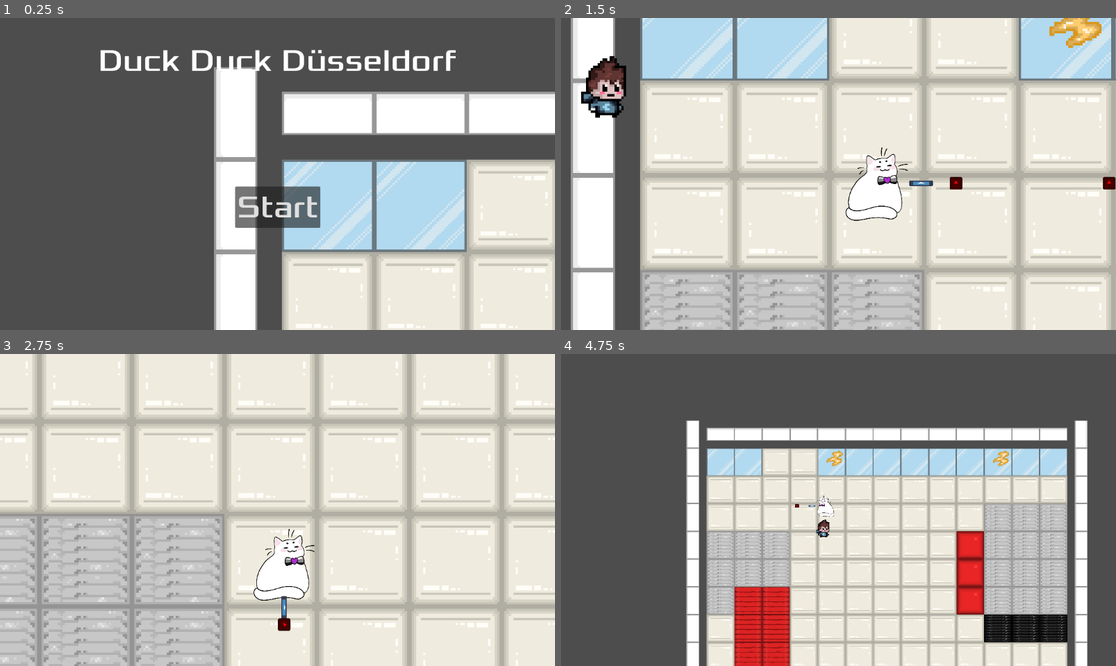
Above: before the commit, frames 1-4 (two rows, left to right).
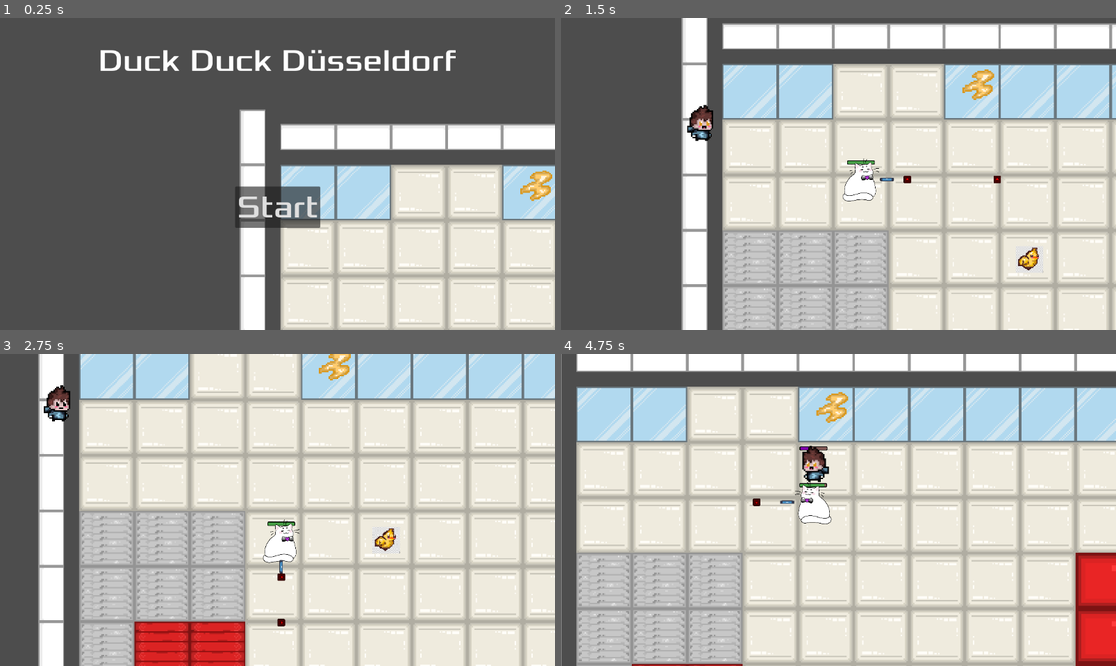
Above: after the commit, the same moments.

Repository: P0127/HSDuckies-Videogame-Group-project-at-HSD
Game: Godot game, scene res://main.tscn
The game is run twice, just before and just after one commit, with the same random seed, the same clock (stepped at 60 frames per second) and the same inputs. The engine's default icon, where the game draws it, is replaced by a stand-in: a white triangle on a blue panel in a dark square.
Inputs (mouse positions are in pixels of both pictures, inside the frame that each line leads up to):
- Up to frame 1 (0.25 s): no input
- Up to frame 2 (1.5 s): click "Start" at 0.5 s; move the mouse to (960, 158) at 1.27 s; hold D (move_right) from 1.28 s (still down); tap Mouse wheel up (zoom_in) at 1.35 s
- Up to frame 3 (2.75 s): tap Mouse wheel down (zoom_out) at 1.55, 2.1 s; move the mouse to (166, 525) at 2.02 s; release D (move_right) at 2.03 s; hold S (move_down) from 2.03 s (still down); tap Mouse wheel up (zoom_in) at 2.3 s
- Up to frame 4 (4.75 s): move the mouse to (894, 441) at 2.77 s; release S (move_down) at 2.78 s; press the mouse at (894, 441) at 2.78 s; hold D (move_right) 2.78-3.53 s; tap Mouse wheel down (zoom_out) at 3.05, 4.35 s; move the mouse to (810, 572) at 3.52 s; release the mouse at (810, 572) at 3.53 s; hold W (move_up) 3.53-4.28 s; tap Mouse wheel up (zoom_in) at 3.6 s; move the mouse to (1005, 556) at 4.27 s; hold A (move_left) from 4.28 s (still down)

The runs differ from the first frame. In frame 1, 31% of the frame differs, in the area x 38-100%, y 15-100%; in frame 2, 64%; in frame 3, 58%; in frame 4, 77%, in the area x 0-100%, y 0-100%.

Commit message:
Ducks as Collectible added
New Scene: Duck_Collectable
Mobs Drop Ducks on Death (loads scene)
Player can collect ducks (prints text)

MISSING: HUD IMPLEMENTATION, COUNT

Diff:
--- a/camera_2d.gd
+++ b/camera_2d.gd
@@ -1,34 +1,36 @@
 extends Camera2D
 
 #Constants dictate the final position of the Zoom-Stage
-const ZOOM_DEFAULT : Vector2 = Vector2(1.0 ,1.0)
-const ZOOM_MIN : Vector2 = Vector2(0.3, 0.3) #eig 0.8 für testen mehr
-const ZOOM_MAX : Vector2 = Vector2(1.2, 1.2)
+#Gets disabled as it messes with mob spawn point
+const ZOOM_DEFAULT : Vector2 = Vector2(0.6 ,0.6)
+#const ZOOM_MIN : Vector2 = Vector2(0.8, 0.8)
+#const ZOOM_MAX : Vector2 = Vector2(1.2, 1.2)
 
 #How long the tweening plays for
-const TWEEN_DURATION : float = 0.3
+#const TWEEN_DURATION : float = 0.3
 
 #Switches between the 3 Stages
-var next_zoom = ZOOM_DEFAULT
+#var next_zoom = ZOOM_DEFAULT
 
 #Tween: Animation between Actions, makes Camera movement smooth
-var tween : Tween = null
+#var tween : Tween = null
 
 func _process(_delta) -> void:
-	#ZOOM IN: Checks if default position comes first, else zooms fully in
-	if Input.is_action_just_released('zoom_in'):
-		if get_zoom() < ZOOM_DEFAULT:
-			next_zoom = ZOOM_DEFAULT
-		elif get_zoom() < ZOOM_MAX:
-			next_zoom = ZOOM_MAX
-		tween = create_tween()
-		tween.tween_property(self, "zoom", next_zoom, TWEEN_DURATION).set_trans(Tween.TRANS_SINE)
-
-	#ZOOM OUT: Checks if default position comes first, else zooms fully out
-	elif Input.is_action_just_released('zoom_out'):
-		if get_zoom() > ZOOM_DEFAULT:
-			next_zoom = ZOOM_DEFAULT
-		elif get_zoom() > ZOOM_MIN:
-			next_zoom = ZOOM_MIN
-		tween = create_tween()
-		tween.tween_property(self, "zoom", next_zoom, TWEEN_DURATION).set_trans(Tween.TRANS_SINE)
+	zoom = ZOOM_DEFAULT
+	##ZOOM IN: Checks if default position comes first, else zooms fully in
+	#if Input.is_action_just_released('zoom_in'):
+		#if get_zoom() < ZOOM_DEFAULT:
+			#next_zoom = ZOOM_DEFAULT
+		#elif get_zoom() < ZOOM_MAX:
+			#next_zoom = ZOOM_MAX
+		#tween = create_tween()
+		#tween.tween_property(self, "zoom", next_zoom, TWEEN_DURATION).set_trans(Tween.TRANS_SINE)
+	#
+	##ZOOM OUT: Checks if default position comes first, else zooms fully out
+	#elif Input.is_action_just_released('zoom_out'):
+		#if get_zoom() > ZOOM_DEFAULT:
+			#next_zoom = ZOOM_DEFAULT
+		#elif get_zoom() > ZOOM_MIN:
+			#next_zoom = ZOOM_MIN
+		#tween = create_tween()
+		#tween.tween_property(self, "zoom", next_zoom, TWEEN_DURATION).set_trans(Tween.TRANS_SINE)
--- /dev/null
+++ b/duck_collectable.gd
@@ -0,0 +1,9 @@
+extends Area2D
+
+func _ready():
+	pass
+
+
+func _on_body_entered(body):
+	print("Collected")
+	queue_free()
--- /dev/null
+++ b/duck_collectable.tscn
@@ -0,0 +1,40 @@
+[gd_scene load_steps=6 format=3 uid="uid://djr2ebk8jm13r"]
+
+[ext_resource type="Script" uid="uid://bh4d7allge8nj" path="res://duck_collectable.gd" id="1_npn1j"]
+[ext_resource type="Texture2D" uid="uid://phvniyfuroxg" path="res://assets/duck_sitting.jpg" id="2_nj65u"]
+[ext_resource type="Texture2D" uid="uid://dsbajsv3my85m" path="res://assets/duck_flapping.jpg" id="3_5fan6"]
+
+[sub_resource type="SpriteFrames" id="SpriteFrames_g1qbf"]
+animations = [{
+"frames": [{
+"duration": 1.0,
+"texture": ExtResource("2_nj65u")
+}],
+"loop": true,
+"name": &"default",
+"speed": 5.0
+}, {
+"frames": [{
+"duration": 1.0,
+"texture": ExtResource("3_5fan6")
+}],
+"loop": true,
+"name": &"spawning",
+"speed": 5.0
+}]
+
+[sub_resource type="CircleShape2D" id="CircleShape2D_oatfm"]
+radius = 431.464
+
+[node name="Duck_Collectable" type="Area2D"]
+scale = Vector2(0.1, 0.1)
+collision_layer = 4
+script = ExtResource("1_npn1j")
+
+[node name="AnimatedSprite2D" type="AnimatedSprite2D" parent="."]
+sprite_frames = SubResource("SpriteFrames_g1qbf")
+
+[node name="CollisionShape2D" type="CollisionShape2D" parent="."]
+shape = SubResource("CircleShape2D_oatfm")
+
+[connection signal="body_entered" from="." to="." method="_on_body_entered"]
--- a/main.gd
+++ b/main.gd
@@ -1,6 +1,7 @@
 extends Node
 
 @export var Mob: PackedScene
+
 
 # Called when the node enters the scene tree for the first time.
 func _ready():
--- a/main.tscn
+++ b/main.tscn
@@ -1,10 +1,11 @@
-[gd_scene load_steps=6 format=3 uid="uid://esi7qim0g042"]
+[gd_scene load_steps=7 format=3 uid="uid://esi7qim0g042"]
 
 [ext_resource type="Script" uid="uid://pqcn33eyebmm" path="res://main.gd" id="1_ig7tw"]
 [ext_resource type="PackedScene" uid="uid://c135wng7wv7tp" path="res://player.tscn" id="2_h2yge"]
 [ext_resource type="PackedScene" uid="uid://bp8gs76r0swmn" path="res://hud.tscn" id="3_h2yge"]
 [ext_resource type="PackedScene" uid="uid://dkla36ebv0n0o" path="res://mob.tscn" id="4_lquwl"]
 [ext_resource type="PackedScene" uid="uid://bsho8pj8tpcp1" path="res://Tile Maps/foyer.tscn" id="6_7mycd"]
+[ext_resource type="PackedScene" uid="uid://djr2ebk8jm13r" path="res://duck_collectable.tscn" id="6_272bh"]
 
 [node name="Main" type="Node"]
 script = ExtResource("1_ig7tw")
@@ -21,4 +22,7 @@
 [node name="TileMapLayer" parent="." instance=ExtResource("6_7mycd")]
 scale = Vector2(0.3, 0.3)
 
+[node name="Duck_Collectable" parent="." instance=ExtResource("6_272bh")]
+position = Vector2(1063, 677)
+
 [connection signal="start_game" from="Hud" to="." method="new_game"]
--- a/mob.gd
+++ b/mob.gd
@@ -2,14 +2,19 @@
 
 #maybe potential future link to player for scaling?
 var movement_speed = 45 #+ 10 * PlayerLevel
+@onready var main = $"/root/Main"
 @onready var player = $"/root/Main/Player"
 var target #saveslot for current target to make it possible to run out of aggro range
 @export var health = 3 #Hits required to kill
+
+#to Instantiate drop item later on
+var drop_scene := preload("res://duck_collectable.tscn")
 
 func _ready():
 	#We only have to change one Variable, Progress Bar adjusts automaticly
 	$ProgressBar.max_value = health
 	$ProgressBar.value = health
+	$ProgressBar.hide()
 
 func _physics_process(delta):
 	velocity = Vector2.ZERO
@@ -54,6 +59,25 @@
 #Subtracts Hitpoints from Mob
 func take_damage():
 	health -= 1
+	$ProgressBar.show()
 	$ProgressBar.value = health
 	if health == 0:
-		queue_free()
+		die()
+
+#When Mob gets killed, Animations get stopped
+func die():
+	#Makes the Mob Stop responding or Animating
+	#Unneeded if we just use queue_free in the end
+	$AnimatedEnemySprite.stop()
+	$Hitbox.set_deferred("disabled",true)
+	$AwarenessRadius/CollisionShape2D.set_deferred("disabled",true)
+	#can be taken out in case we want a death animation first... etc
+	queue_free()
+	drop_item()
+
+#Calls on the preloaded duck drop scene to instantiate it once
+func drop_item():
+	var drop = drop_scene.instantiate()
+	drop.position = position
+	#will run after physics proccessees, lessens errors (deferred)
+	main.call_deferred("add_child", drop)
--- a/mob.tscn
+++ b/mob.tscn
@@ -1,20 +1,17 @@
-[gd_scene load_steps=9 format=3 uid="uid://dkla36ebv0n0o"]
+[gd_scene load_steps=10 format=3 uid="uid://dkla36ebv0n0o"]
 
 [ext_resource type="Script" uid="uid://cvuxy46rlr8ok" path="res://mob.gd" id="1_nokgg"]
+[ext_resource type="Texture2D" uid="uid://d36lt1oqr5d6g" path="res://hud/healthbar_under.png" id="2_b3mxk"]
 [ext_resource type="Texture2D" uid="uid://djx060swy5oal" path="res://assets/Student1_active.png" id="2_p11y5"]
+[ext_resource type="Texture2D" uid="uid://bdy5iqrx56ob6" path="res://hud/healthbar_over.png" id="3_1qmh0"]
 [ext_resource type="Texture2D" uid="uid://bh6bcq8kaiqj8" path="res://assets/Student1_inactive.png" id="3_s5nov"]
+[ext_resource type="Texture2D" uid="uid://br2nrg4rhe5je" path="res://hud/healthbar_progress_mob.png" id="4_gfurk"]
 
 [sub_resource type="CircleShape2D" id="CircleShape2D_nokgg"]
-radius = 221.02
+radius = 230.169
 
 [sub_resource type="CircleShape2D" id="CircleShape2D_ubaqv"]
 radius = 229.264
-
-[sub_resource type="StyleBoxFlat" id="StyleBoxFlat_p11y5"]
-bg_color = Color(0.6, 0.6, 0.6, 0)
-
-[sub_resource type="StyleBoxFlat" id="StyleBoxFlat_ubaqv"]
-bg_color = Color(0.354967, 0.3036, 0.92, 1)
 
 [sub_resource type="SpriteFrames" id="SpriteFrames_b3mxk"]
 animations = [{
@@ -49,25 +46,29 @@
 [node name="AwarenessRadius" type="Area2D" parent="."]
 
 [node name="CollisionShape2D" type="CollisionShape2D" parent="AwarenessRadius"]
+scale = Vector2(8, 8)
 shape = SubResource("CircleShape2D_nokgg")
 
 [node name="Hitbox" type="CollisionShape2D" parent="."]
 shape = SubResource("CircleShape2D_ubaqv")
 debug_color = Color(0.7, 0, 0.0116665, 0.419608)
 
-[node name="ProgressBar" type="ProgressBar" parent="."]
-offset_left = -10.0
-offset_top = -20.0
-offset_right = 10.0
-offset_bottom = -15.0
-size_flags_horizontal = 0
-theme_override_styles/background = SubResource("StyleBoxFlat_p11y5")
-theme_override_styles/fill = SubResource("StyleBoxFlat_ubaqv")
-max_value = 3.0
-step = 1.0
-value = 3.0
+[node name="ProgressBar" type="TextureProgressBar" parent="."]
+anchors_preset = 5
+anchor_left = 0.5
+anchor_right = 0.5
+offset_left = -160.0
+offset_top = -220.0
+offset_right = 160.0
+offset_bottom = -172.0
+grow_horizontal = 2
+size_flags_horizontal = 4
+size_flags_vertical = 0
+value = 50.0
 rounded = true
-show_percentage = false
+texture_under = ExtResource("2_b3mxk")
+texture_over = ExtResource("3_1qmh0")
+texture_progress = ExtResource("4_gfurk")
 
 [node name="AnimatedEnemySprite" type="AnimatedSprite2D" parent="."]
 sprite_frames = SubResource("SpriteFrames_b3mxk")
--- a/player.tscn
+++ b/player.tscn
@@ -1,24 +1,22 @@
-[gd_scene load_steps=11 format=3 uid="uid://c135wng7wv7tp"]
+[gd_scene load_steps=13 format=3 uid="uid://c135wng7wv7tp"]
 
 [ext_resource type="Script" uid="uid://b6ykbxg8byxue" path="res://player.gd" id="1_onrkg"]
 [ext_resource type="Script" uid="uid://cqxxf6tj5g1qs" path="res://camera_2d.gd" id="2_hqtel"]
 [ext_resource type="Texture2D" uid="uid://be8221cs2yg8y" path="res://assets/MeisterFluffbutt_sprite.png" id="2_i3pqv"]
+[ext_resource type="Texture2D" uid="uid://d36lt1oqr5d6g" path="res://hud/healthbar_under.png" id="3_dw050"]
 [ext_resource type="Texture2D" uid="uid://dtxoui6jvjroq" path="res://assets/MeisterFluffbutt_sprite_2.png" id="3_hqtel"]
+[ext_resource type="Texture2D" uid="uid://bdy5iqrx56ob6" path="res://hud/healthbar_over.png" id="4_b26j0"]
+[ext_resource type="Texture2D" uid="uid://befbobny0fs64" path="res://hud/healthbar_progress_player.png" id="5_n7ghd"]
 [ext_resource type="PackedScene" uid="uid://d0dp7ykne4ajl" path="res://player_weapon.tscn" id="5_sweqy"]
 
-[sub_resource type="StyleBoxFlat" id="StyleBoxFlat_sweqy"]
-bg_color = Color(0.52, 0.162067, 0.156, 0.580392)
-corner_radius_top_left = 2
-corner_radius_top_right = 2
-corner_radius_bottom_right = 2
-corner_radius_bottom_left = 2
+[sub_resource type="CircleShape2D" id="CircleShape2D_dw050"]
+radius = 293.352
 
-[sub_resource type="StyleBoxFlat" id="StyleBoxFlat_2hs0m"]
-bg_color = Color(0.34083, 0.63, 0.3087, 1)
-corner_radius_top_left = 2
-corner_radius_top_right = 2
-corner_radius_bottom_right = 2
-corner_radius_bottom_left = 2
+[sub_resource type="CircleShape2D" id="CircleShape2D_sweqy"]
+radius = 241.015
+
+[sub_resource type="CircleShape2D" id="CircleShape2D_i3pqv"]
+radius = 456.039
 
 [sub_resource type="SpriteFrames" id="SpriteFrames_sweqy"]
 animations = [{
@@ -34,12 +32,6 @@
 "speed": 5.0
 }]
 
-[sub_resource type="CircleShape2D" id="CircleShape2D_sweqy"]
-radius = 241.015
-
-[sub_resource type="CircleShape2D" id="CircleShape2D_i3pqv"]
-radius = 456.039
-
 [node name="Player" type="CharacterBody2D"]
 scale = Vector2(0.3, 0.3)
 collision_mask = 16
@@ -52,22 +44,14 @@
 position_smoothing_speed = 3.0
 script = ExtResource("2_hqtel")
 
-[node name="ProgressBar" type="ProgressBar" parent="."]
-offset_left = -15.0
-offset_top = -25.0
-offset_right = 15.0
-offset_bottom = -20.0
-theme_override_styles/background = SubResource("StyleBoxFlat_sweqy")
-theme_override_styles/fill = SubResource("StyleBoxFlat_2hs0m")
-step = 1.0
-value = 100.0
-rounded = true
-show_percentage = false
+[node name="PickUp" type="Area2D" parent="."]
+collision_layer = 4
+collision_mask = 0
 
-[node name="AnimatedPlayerSprite" type="AnimatedSprite2D" parent="."]
-sprite_frames = SubResource("SpriteFrames_sweqy")
-animation = &"walk"
-frame_progress = 0.665032
+[node name="CollisionShape2D" type="CollisionShape2D" parent="PickUp"]
+position = Vector2(0, 30)
+shape = SubResource("CircleShape2D_dw050")
+debug_color = Color(0.605295, 0.541183, 0, 0.42)
 
 [node name="HurtBox" type="Area2D" parent="."]
 collision_layer = 0
@@ -83,5 +67,27 @@
 scale = Vector2(0.5, 0.5)
 shape = SubResource("CircleShape2D_i3pqv")
 
+[node name="ProgressBar" type="TextureProgressBar" parent="."]
+anchors_preset = 5
+anchor_left = 0.5
+anchor_right = 0.5
+offset_left = -160.0
+offset_top = -220.0
+offset_right = 160.0
+offset_bottom = -172.0
+grow_horizontal = 2
+size_flags_horizontal = 4
+size_flags_vertical = 0
+value = 50.0
+rounded = true
+texture_under = ExtResource("3_dw050")
+texture_over = ExtResource("4_b26j0")
+texture_progress = ExtResource("5_n7ghd")
+
+[node name="AnimatedPlayerSprite" type="AnimatedSprite2D" parent="."]
+sprite_frames = SubResource("SpriteFrames_sweqy")
+animation = &"walk"
+frame_progress = 0.665032
+
 [node name="player weapon" parent="." instance=ExtResource("5_sweqy")]
 scale = Vector2(10, 10)
--- a/project.godot
+++ b/project.godot
@@ -61,4 +61,5 @@
 
 2d_physics/layer_1="Player"
 2d_physics/layer_2="Hitbox"
+2d_physics/layer_3="Pickup"
 2d_physics/layer_5="Walls"
Not shown, added: assets/Healthbar.png.import
Binary file added: assets/duck_flapping.jpg
Not shown, added: assets/duck_flapping.jpg.import
Binary file added: assets/duck_sitting.jpg
Not shown, added: assets/duck_sitting.jpg.import
Not shown, added: duck_collectable.gd.uid
Binary file added: hud/healthbar_over.png
Not shown, added: hud/healthbar_over.png.import
Binary file added: hud/healthbar_progress_mob.png
Not shown, added: hud/healthbar_progress_mob.png.import
Binary file added: hud/healthbar_progress_player.png
Not shown, added: hud/healthbar_progress_player.png.import
(and 2 more such lines)
